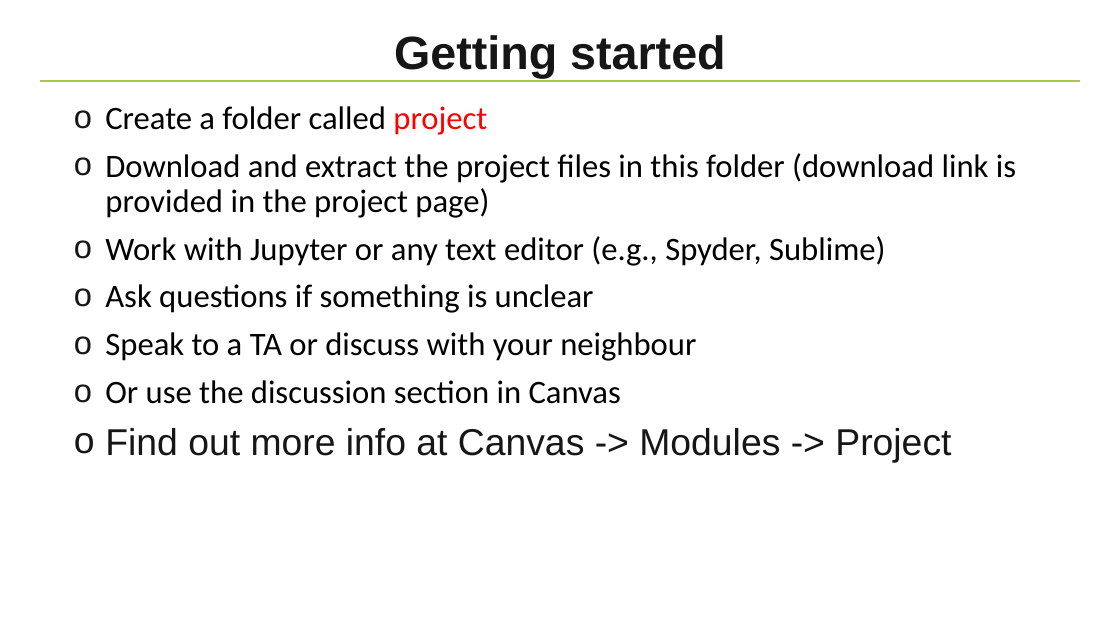
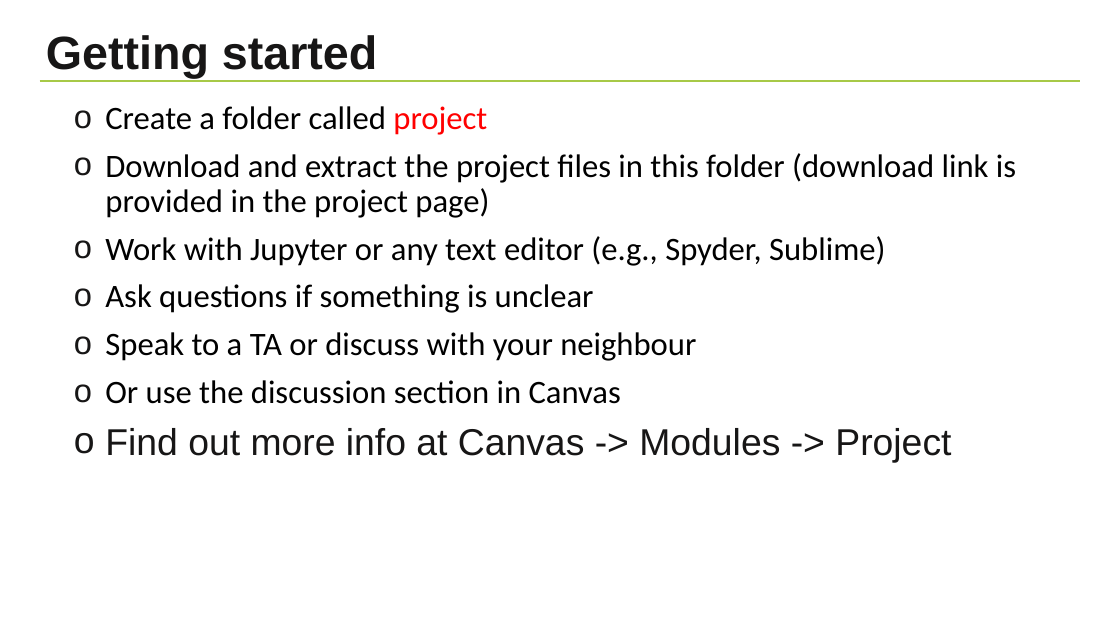
Before and after one commit to NBISweden/workshop-python, a slide deck: slide 14 of lectures/Project.pptx (slide 13 before the commit). Drawn at 1120x630 pixels with LibreOffice and Linux fonts; fonts in the diff are those of the drawing; background and template pictures are left out. Boxes give left, top, right and bottom in pixels: in the first picture for what was removed or moved away, otherwise in the second. Text is boxed around its words. In the diff, an @@ line names an element or a change of style, - is before the commit and + after.

```diff
--- a/lectures/Project.pptx
+++ b/lectures/Project.pptx
@@ title "Getting started" at (x1=46, y1=35, x2=377, y2=78): alignment centre to left @@
```
Also in this commit, not shown: 11 other slides changed, 2 slides added, 1 other file.
